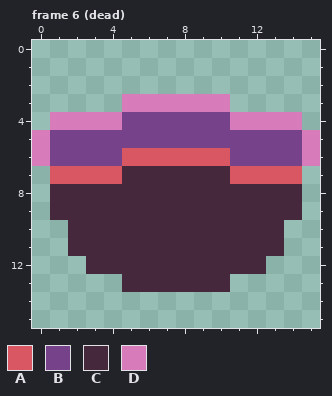
One commit to this pixel-art file: entities/enemies/slim/slim.aseprite. The first picture shows the starting point.
16x16 pixels, 6 frames. Shown: frame 6 (dead). The old version is drawn lined up with the new one.
Palette (. is transparent): A #d95763  B #76428a  C #45283c  D #d77bba
Pixels before, frame 6 (dead), first column x 0:
 3 .....DDDDDD.....
 4 .DDDDBBBBBBDDDD.
 5 DBBBBBBBBBBBBBBD
 6 DBBBBAAAAAABBBBD
 7 .AAAACCCCCCAAAA.
 8 .CCCCCCCCCCCCCC.
 9 .CCCCCCCCCCCCCC.
10 ..CCCCCCCCCCCC..
11 ..CCCCCCCCCCCC..
12 ...CCCCCCCCCC...
13 .....CCCCCC.....
The result:
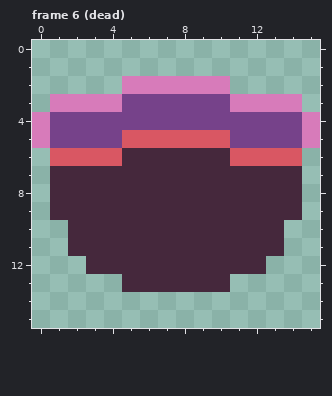
The author wrote: Fully make slim work well in gravity change
Changes in this commit:
whole drawing moved by +0,-2 (the old picture is shown already moved)
Changed rows in their new state; - is an unchanged pixel.
Frame 6 (dead):
first column x 0:
 2 -----DDDDDD-----
 3 -DDDDBBBBBBDDDD-
 4 DBBBB------BBBBD
 5 -----AAAAAA-----
 6 .AAAACCCCCCAAAA.
 7 -CCCC------CCCC-
